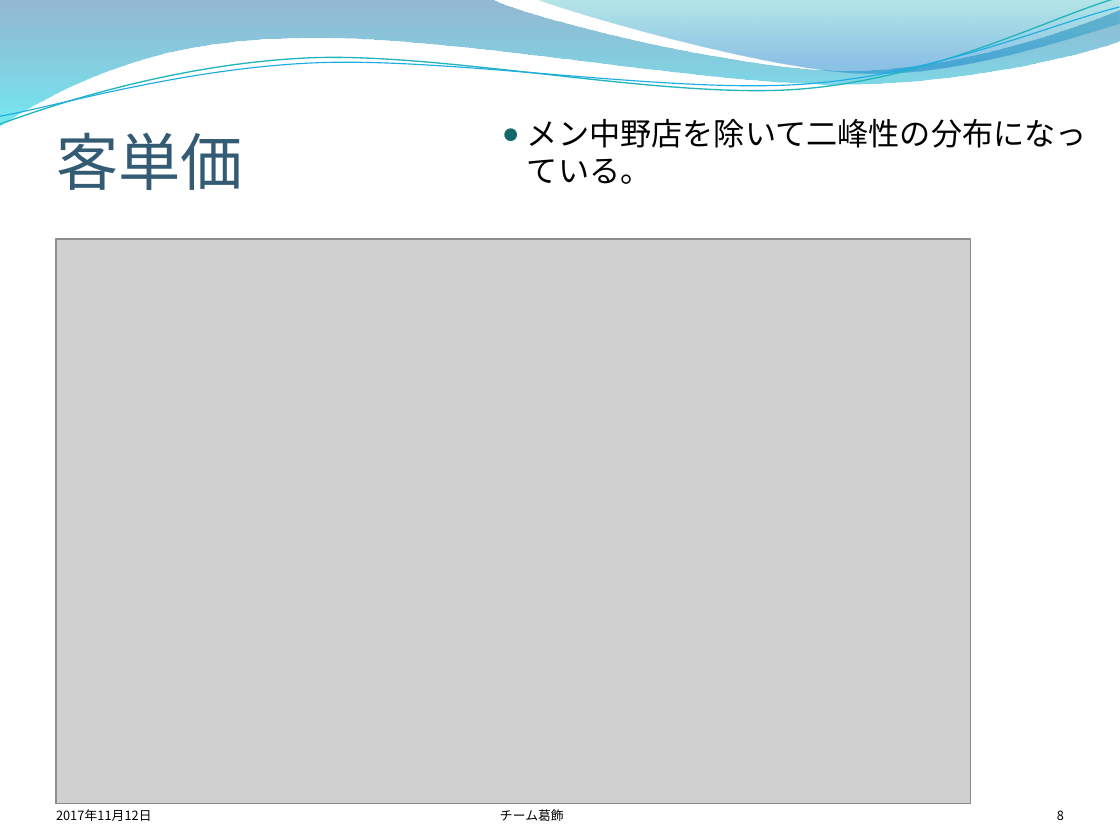
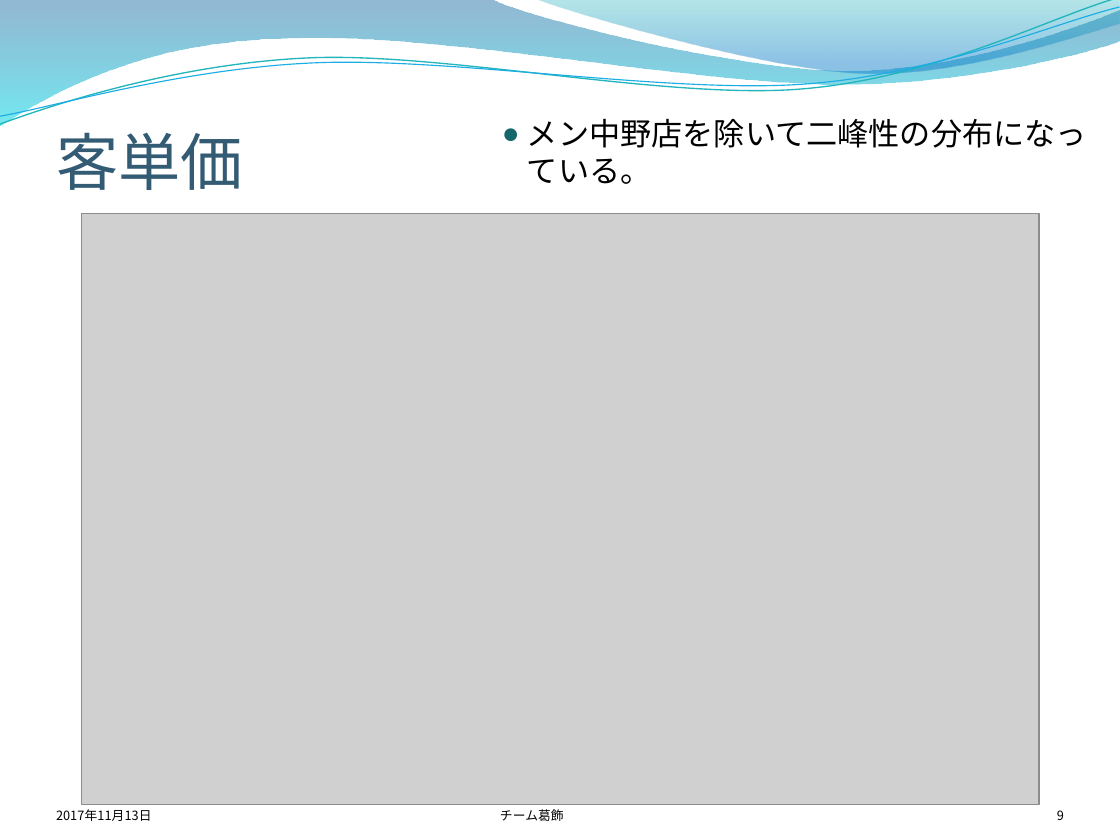
Before and after one commit to takuto0831/DataComp2017, a slide deck: slide 9 of report/中間報告改2.pptx (slide 8 before the commit). Drawn at 1120x840 pixels with LibreOffice and Linux fonts; fonts in the diff are those of the drawing; grey boxes stand for pictures; background and template pictures are left out. Boxes give left, top, right and bottom in pixels: in the first picture for what was removed or moved away, otherwise in the second. Text is boxed around its words. In the diff, an @@ line names an element or a change of style, - is before the commit and + after.

```diff
--- a/report/中間報告改2.pptx
+++ b/report/中間報告改2.pptx
@@ picture: place and size @@
-picture at [56,239,971,803]
+picture at [81,214,1038,805]
@@ text at [56,809,152,821]: text changed @@
-2017年11月12日
+2017年11月13日
@@ page number at [1057,810,1064,820]: text changed @@
-8
+9
```
Also in this commit, not shown: 12 other slides changed, 1 slide added, 1 other file.
